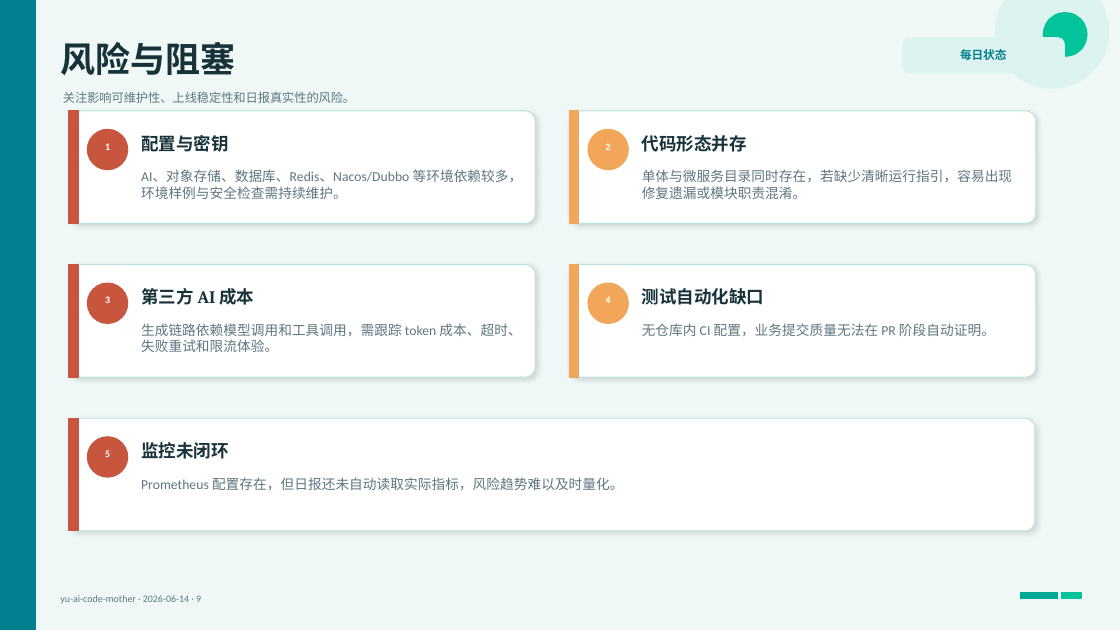
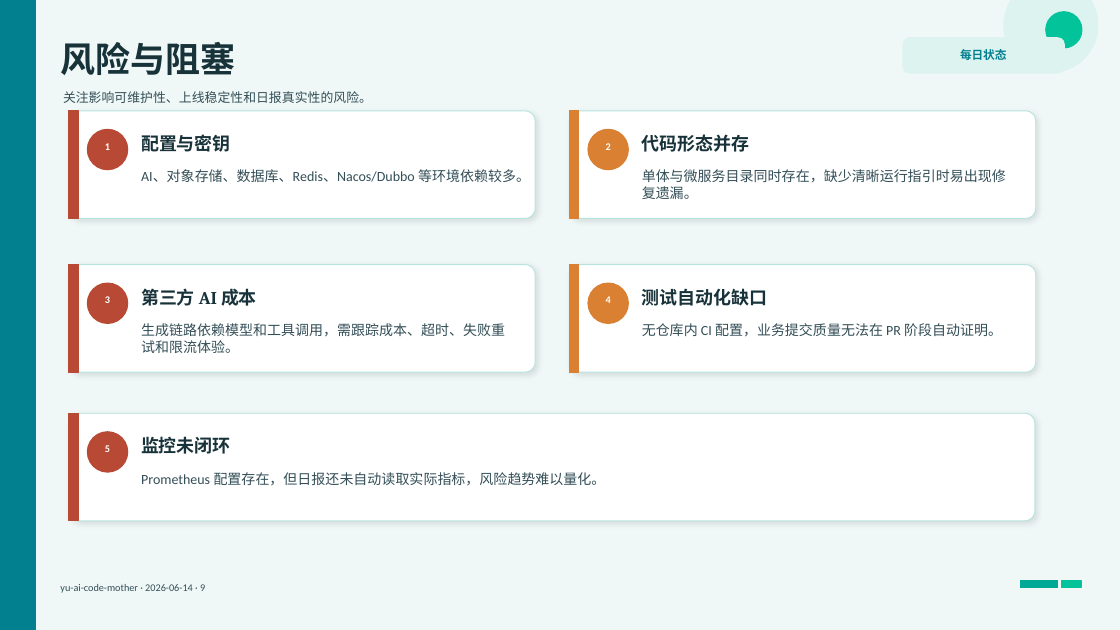
Before and after one commit to liyupi/yu-ai-code-mother, a slide deck: slide 10 of docs/reports/project-status-2026-06-14.pptx. Drawn at 1120x630 pixels with LibreOffice and Linux fonts; fonts in the diff are those of the drawing. Boxes give left, top, right and bottom in pixels: in the first picture for what was removed or moved away, otherwise in the second. Text is boxed around its words. In the diff, an @@ line names an element or a change of style, - is before the commit and + after.

```diff
--- a/docs/reports/project-status-2026-06-14.pptx
+++ b/docs/reports/project-status-2026-06-14.pptx
@@ ellipse: place and size @@
-ellipse at [996,0,1109,88]
+ellipse at [1004,0,1098,72]
@@ ellipse: place and size @@
-ellipse at [1044,13,1087,56]
+ellipse at [1046,12,1082,48]
@@ text "关注影响可维护性、上线稳定性和日报真实性的风险。" at [63,91,372,103]: size 10.5 to 11 pt, text colour #5E7680 to #334E57 @@
@@ rounded rectangle: place and size @@
-rounded rectangle at [69,111,535,223]
+rounded rectangle at [69,111,535,218]
@@ rectangle: place and size @@
-rectangle at [69,111,78,223]
+rectangle at [69,111,78,218]
@@ rounded rectangle: place and size @@
-rounded rectangle at [570,111,1036,223]
+rounded rectangle at [570,111,1036,218]
@@ rectangle: place and size @@
-rectangle at [570,111,579,223]
+rectangle at [570,111,579,218]
@@ text at [141,169,530,182]: text changed; size 11.7 to 12 pt; text colour #5E7680 to #334E57 @@
-AI、对象存储、数据库、Redis、Nacos/Dubbo 等环境依赖较多，环境样例与安全检查需持续维护。
+AI、对象存储、数据库、Redis、Nacos/Dubbo 等环境依赖较多。
@@ text at [642,169,1006,199]: text changed; size 11.7 to 12 pt; text colour #5E7680 to #334E57 @@
-单体与微服务目录同时存在，若缺少清晰运行指引，容易出现修复遗漏或模块职责混淆。
+单体与微服务目录同时存在，缺少清晰运行指引时易出现修复遗漏。
@@ rounded rectangle: place and size @@
-rounded rectangle at [69,265,535,377]
+rounded rectangle at [69,265,535,372]
@@ rectangle: place and size @@
-rectangle at [69,265,78,377]
+rectangle at [69,265,78,372]
@@ rounded rectangle: place and size @@
-rounded rectangle at [570,265,1036,377]
+rounded rectangle at [570,265,1036,372]
@@ fill #F2A65A to #D98032; outline #F2A65A 1 pt to #D98032 1 pt in 4 elements at [588,129,628,170], [588,283,628,323], [570,111,579,218], [570,265,579,372] @@
@@ rectangle: place and size @@
-rectangle at [570,265,579,377]
+rectangle at [570,265,579,372]
@@ text at [141,323,505,353]: text changed; size 11.7 to 12 pt; text colour #5E7680 to #334E57 @@
-生成链路依赖模型调用和工具调用，需跟踪 token 成本、超时、失败重试和限流体验。
+生成链路依赖模型和工具调用，需跟踪成本、超时、失败重试和限流体验。
@@ text "无仓库内 CI 配置，业务提交质量无法在 PR 阶段自动证明。" at [642,323,1002,337]: size 11.7 to 12 pt, text colour #5E7680 to #334E57 @@
@@ shadow changed; proportions changed in 5 elements at [69,111,535,218], [570,111,1036,218], [69,265,535,372], [570,265,1036,372], [69,413,1035,521] @@
@@ rounded rectangle: place and size @@
-rounded rectangle at [69,418,1035,531]
+rounded rectangle at [69,413,1035,521]
@@ fill #C8553D to #B84A35; outline #C8553D 1 pt to #B84A35 1 pt in 6 elements at [87,129,128,170], [87,283,128,323], [87,432,128,472], [69,111,78,218], [69,265,78,372], [69,413,78,521] @@
@@ rectangle: place and size @@
-rectangle at [69,418,78,531]
+rectangle at [69,413,78,521]
@@ size 8.5 to 8.8 pt in 5 elements at [105,143,110,150], [606,143,611,150], [105,296,110,303], [606,296,611,303], [105,445,110,452] @@
@@ ellipse: place and size @@
-ellipse at [87,437,128,477]
+ellipse at [87,432,128,472]
@@ size 15 to 15.4 pt in 5 elements at [141,134,231,152], [642,134,750,152], [141,288,257,306], [642,288,767,306], [141,436,231,454] @@
@@ text at [141,472,606,486]: text changed; size 11.7 to 12 pt; text colour #5E7680 to #334E57 @@
-Prometheus 配置存在，但日报还未自动读取实际指标，风险趋势难以及时量化。
+Prometheus 配置存在，但日报还未自动读取实际指标，风险趋势难以量化。
@@ text "yu-ai-code-mother · 2026-06-14 · 9" at [60,584,205,593]: size 8.5 to 8.8 pt, text colour #5E7680 to #334E57 @@
@@ 2 rectangles, 1 text: place and size @@
-2 rectangles, 1 text at [60,592,1081,604]
+2 rectangles, 1 text at [60,581,1081,593]
```
Also in this commit, not shown: 11 other slides changed.
